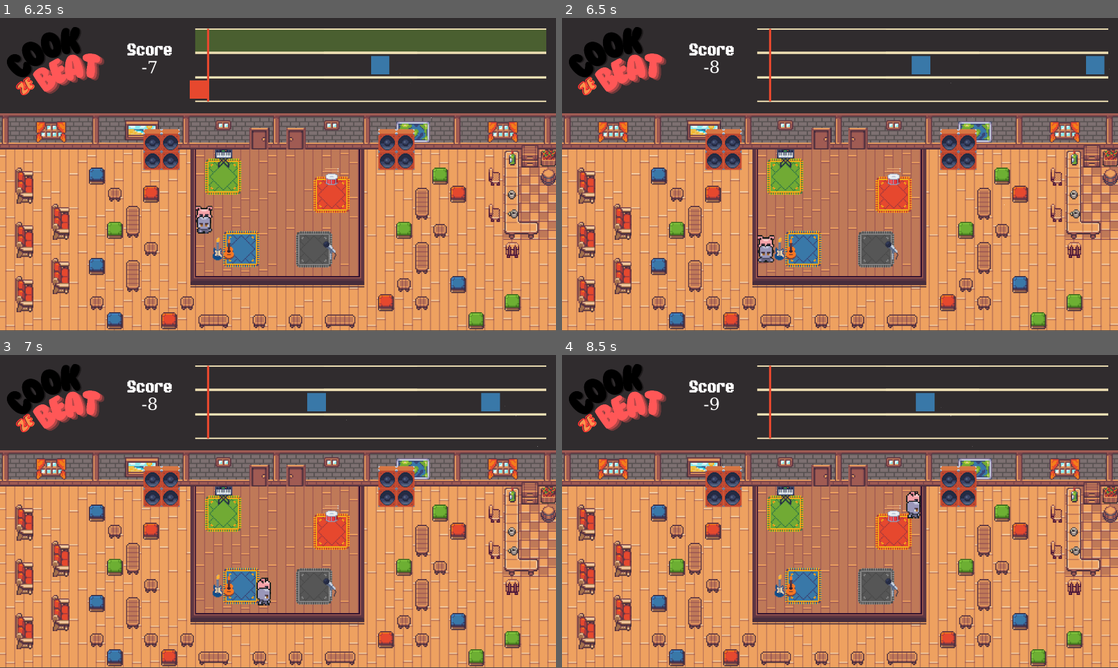
Above: before the commit, frames 1-4 (two rows, left to right).
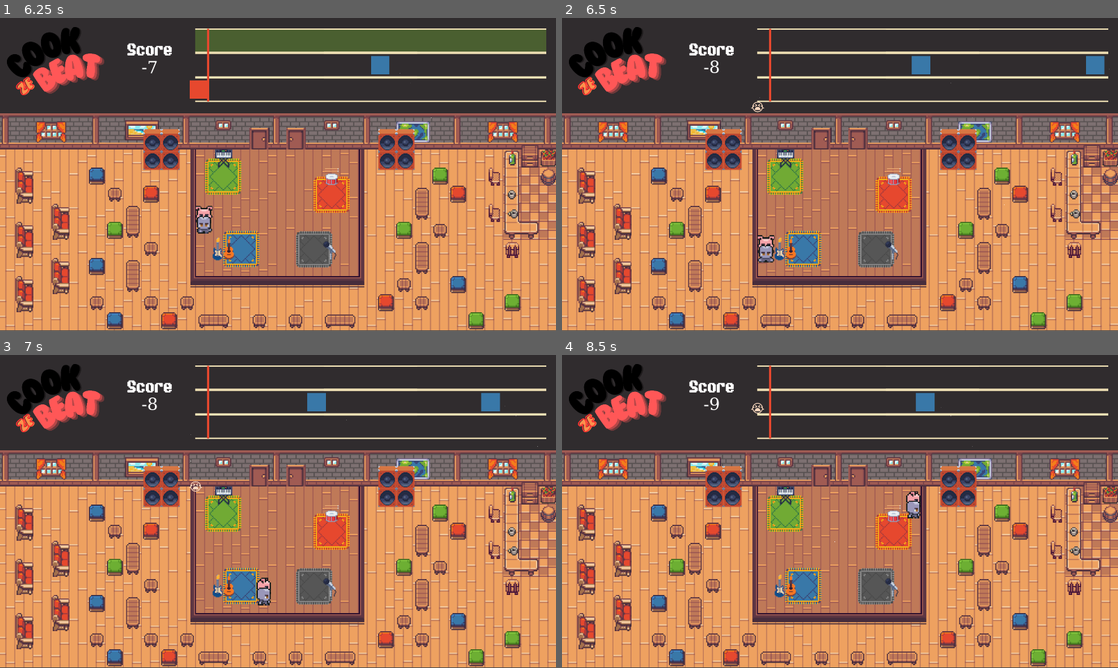
Above: after the commit, the same moments.

Repository: Zenika/gamejam-002-cook-ze-beat
Game: Godot game, scene res://scenes/menu/menu.tscn
Two runs of this game, one before a commit and one after it. Both use one fixed random seed, a clock stepped at 60 frames per second and the inputs below. Sound files missing from this copy of the repository are replaced by a short silence.
Inputs:
- Up to frame 1 (6.25 s): click "Start" at 0.5 s; tap Enter at 1.25 s; hold Right (move_right) 1.28-2.03 s; tap Space (action) every 1.5 s from 1.35 to 5.85 s; hold Down (move_down) 2.03-2.78 s; tap Shift (sprint) at 2.1, 3.6, 5.1 s; hold Right (move_right) 2.78-3.53 s; hold Up (move_up) 3.53-4.28 s; hold Left (move_left) 4.28-5.78 s; hold Down (move_down) from 5.78 s (still down)
- Up to frame 2 (6.5 s): keep holding Down (move_down)
- Up to frame 3 (7 s): release Down (move_down) at 6.53 s; hold Right (move_right) from 6.53 s (still down); tap Shift (sprint) at 6.6 s
- Up to frame 4 (8.5 s): release Right (move_right) at 7.28 s; hold Up (move_up) 7.28-8.03 s; tap Space (action) at 7.35 s; hold Right (move_right) from 8.03 s (still down); tap Shift (sprint) at 8.1 s

Frame 1 is identical in both runs. In frame 2, less than 0.1% of the frame differs, in the area x 34-37%, y 25-31%; in frame 3, less than 0.1%; in frame 4, less than 0.1%.

Commit message:
feat: émoji sob et émojis qui disparaissent

Diff:
--- a/scenes/partition/note.tscn
+++ b/scenes/partition/note.tscn
@@ -47,3 +47,5 @@
 offset_top = -11.6
 offset_right = 10.0
 offset_bottom = 11.4
+
+[connection signal="timeout" from="Timer" to="." method="_on_Timer_timeout"]
--- a/scenes/partition/note_marker.tscn
+++ b/scenes/partition/note_marker.tscn
@@ -43,7 +43,7 @@
 
 [node name="AudioStreamPlayer2D" type="AudioStreamPlayer2D" parent="."]
 stream = ExtResource("2_mhv14")
-volume_db = 15.0
+volume_db = 18.0
 panning_strength = 0.0
 
 [connection signal="area_entered" from="HitArea" to="." method="_on_HitArea_area_entered"]
--- a/scripts/Note.gd
+++ b/scripts/Note.gd
@@ -22,7 +22,8 @@
 	if !hit:
 		position.x += speed * delta
 		if position.x < 0:
-			queue_free()
+
+			disapear()
 	else:
 		$Node2D.position.y -= speed * delta
 
@@ -42,6 +43,14 @@
 
 	speed = DIST_TO_TARGET / 4.0
 
+func disapear():
+	$CPUParticles2D.emitting = true
+	$AnimatedSprite2D.visible = false
+	hit = true
+	$Timer.start()
+	$Node2D/Label.text = "😭"
+	$Node2D/Label.modulate = Color('f6d6bd')
+
 func destroy(score):
 	$CPUParticles2D.emitting = true
 	$AnimatedSprite2D.visible = false
Not shown: 1 places in scenes/map/player.tscn that only renumber resources
